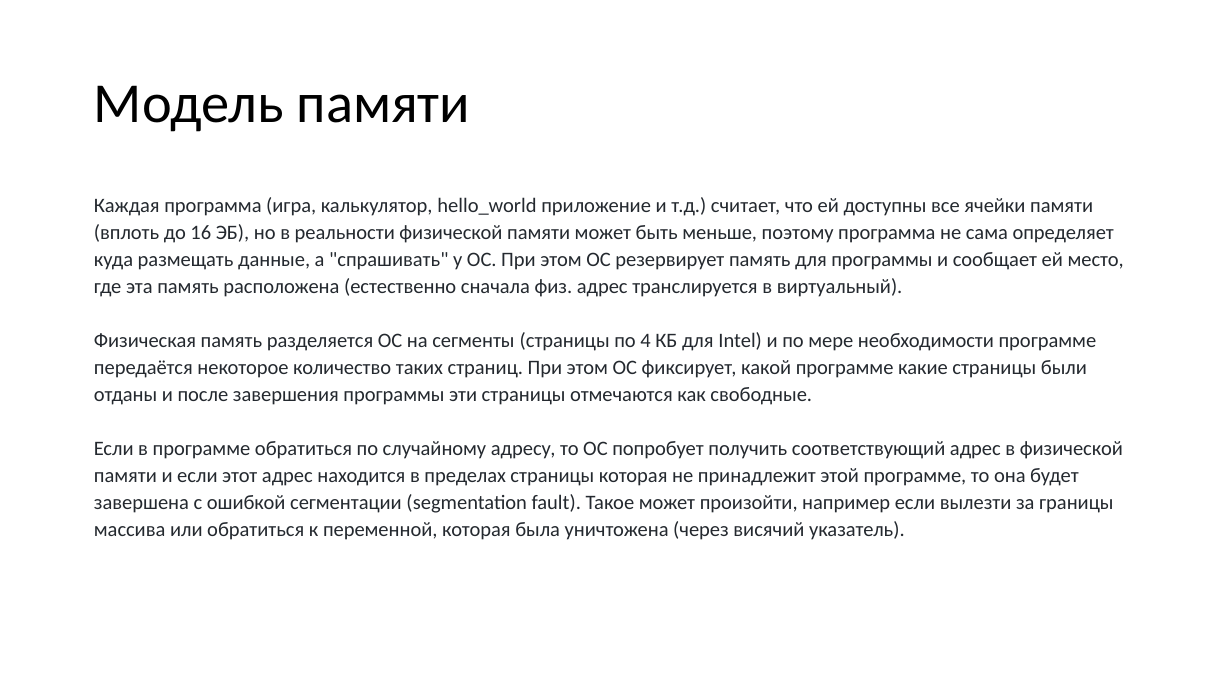
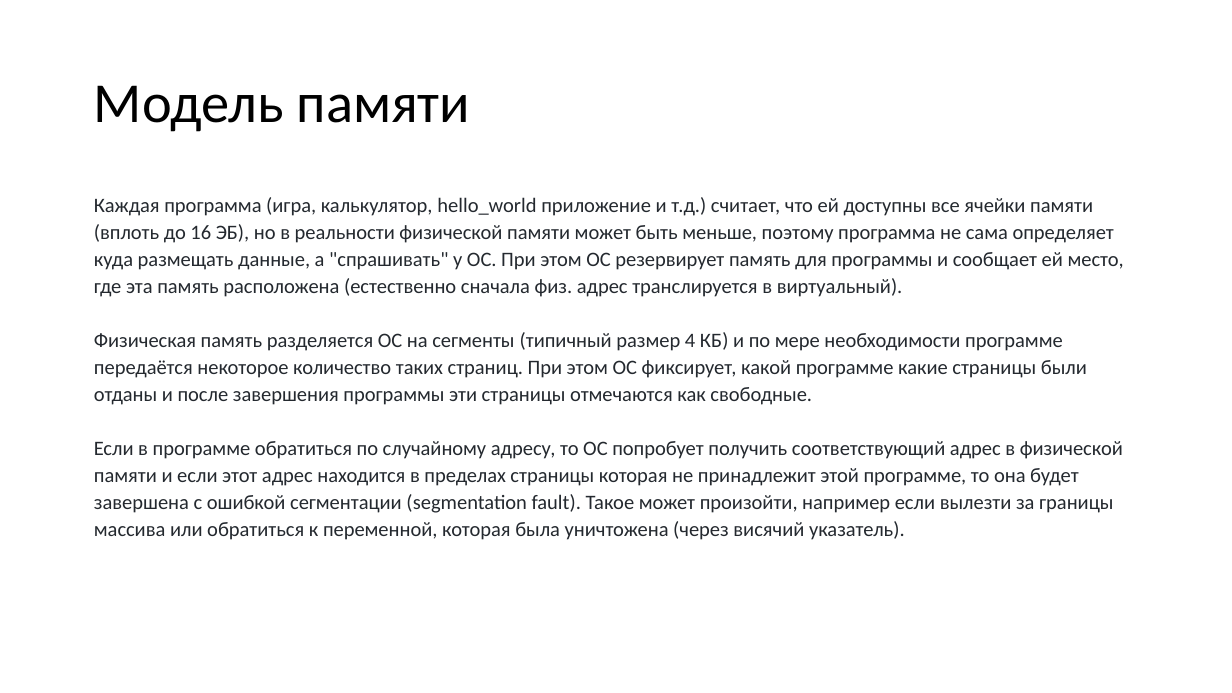
Before and after one commit to VladimirChabanov/alg_and_prog_2025, a slide deck: slide 4 of 01_lectures/lecture_09/presentation_cpp.pptx. Drawn at 1232x693 pixels with LibreOffice and Linux fonts; fonts in the diff are those of the drawing. Boxes give left, top, right and bottom in pixels: in the first picture for what was removed or moved away, otherwise in the second. Text is boxed around its words. In the diff, an @@ line names an element or a change of style, - is before the commit and + after.

```diff
--- a/01_lectures/lecture_09/presentation_cpp.pptx
+++ b/01_lectures/lecture_09/presentation_cpp.pptx
@@ text at (94,332,1087,405): text changed @@
-Физическая память разделяется ОС на сегменты (страницы по 4 КБ для Intel) и по мере необходимости программе передаётся некоторое количество таких страниц. При этом ОС фиксирует, какой программе какие страницы были отданы и после завершения программы эти страницы отмечаются как свободные.
+Физическая память разделяется ОС на сегменты (типичный размер 4 КБ) и по мере необходимости программе передаётся некоторое количество таких страниц. При этом ОС фиксирует, какой программе какие страницы были отданы и после завершения программы эти страницы отмечаются как свободные.
```
Also in this commit, not shown: 7 other slides changed, 2 other files.
